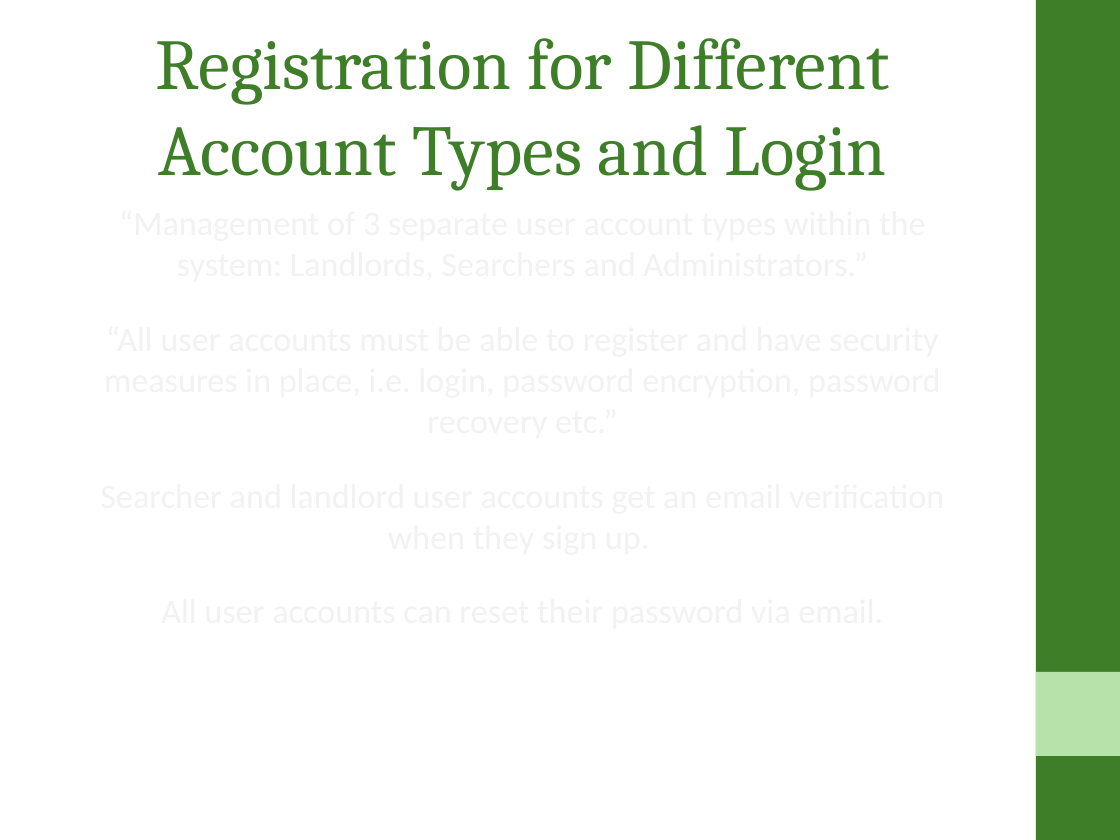
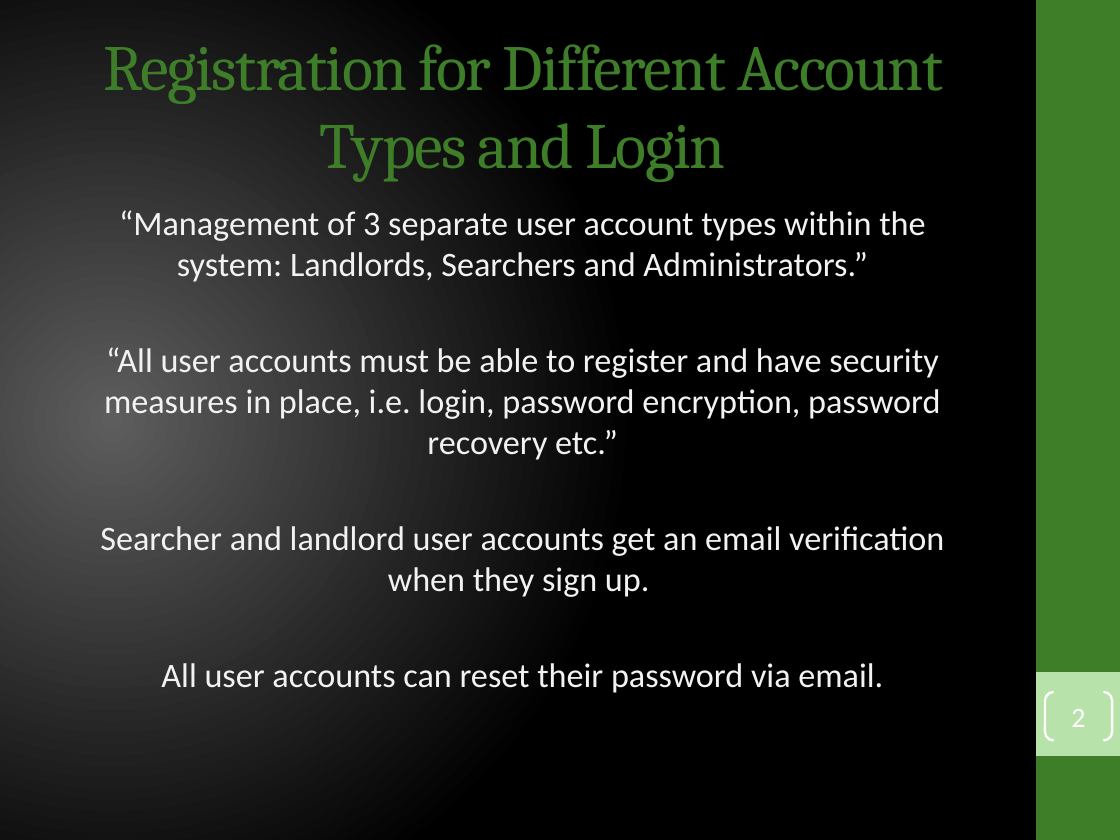
Before and after one commit to ahtif/FlatFinder, a slide deck: slide 2 of admin/presentation/Presentation for Flat Finder Application.pptx. Drawn at 1120x840 pixels with LibreOffice and Linux fonts; fonts in the diff are those of the drawing. Boxes give left, top, right and bottom in pixels: in the first picture for what was removed or moved away, otherwise in the second. Text is boxed around its words. In the diff, an @@ line names an element or a change of style, - is before the commit and + after.

Commit message:
Fixed colours

```diff
--- a/admin/presentation/Presentation for Flat Finder Application.pptx
+++ b/admin/presentation/Presentation for Flat Finder Application.pptx
@@ background #FFFFFF to gradient #5E5E5E to #000000 @@
@@ title "Registration for Different Account Types ..." at <box>104,44,943,182</box>: size 46 to 41.4 pt, letter spacing 0 to -1 pt @@
@@ text added at <box>100,210,944,693</box>, 22 pt, text #F2F2F2 @@
+“Management of 3 separate user account types within the system: Landlords, Searchers and Administrators.”
+“All user accounts must be able to register and have security measures in place, i.e. login, password encryption, password recovery etc.”
+Searcher and landlord user accounts get an email verification when they sign up.
+All user accounts can reset their password via email.
@@ page number added at <box>1045,692,1112,740</box>, outline #FFFFFF 1.5 pt, 18 pt, text #FFFFFF @@
+2
```
Also in this commit, not shown: 9 other slides changed, 1 slide removed.
